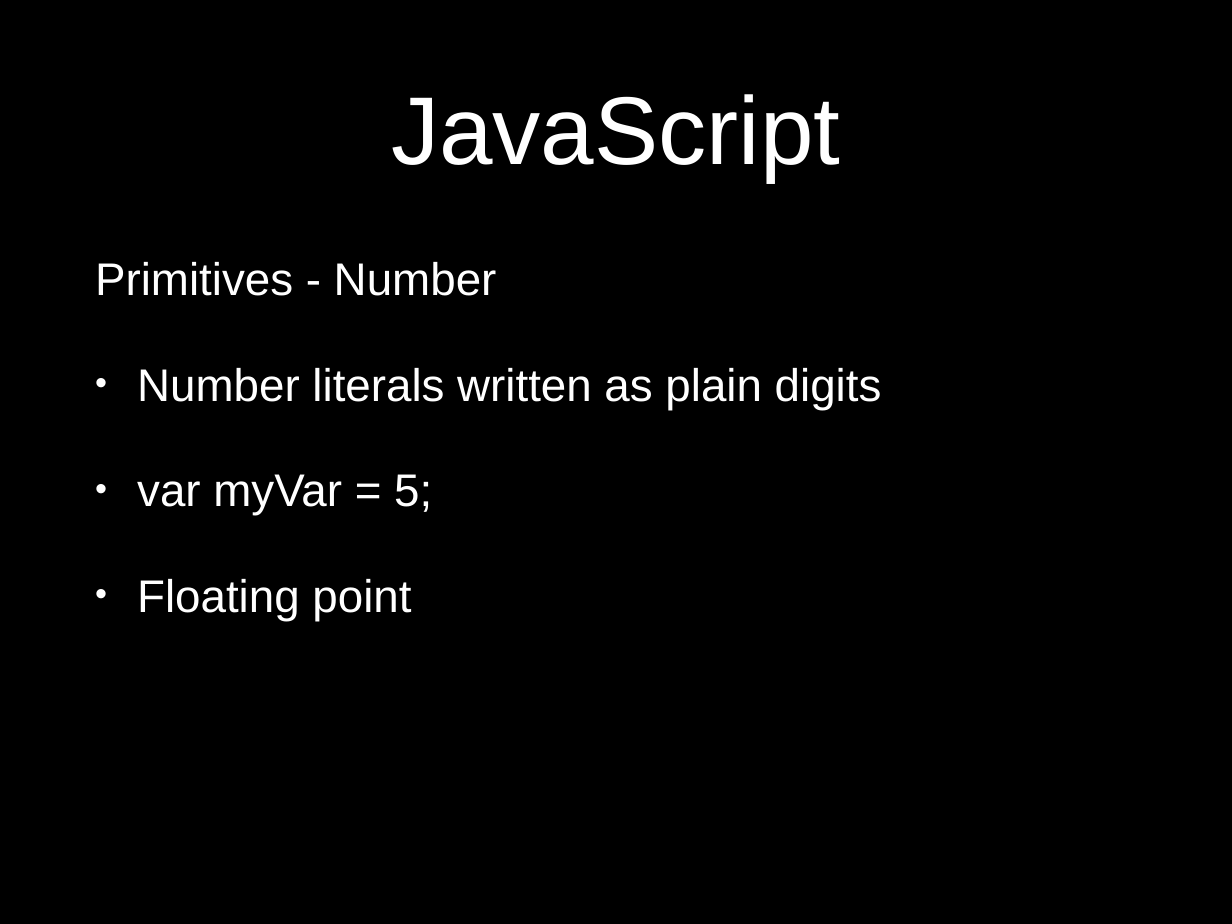
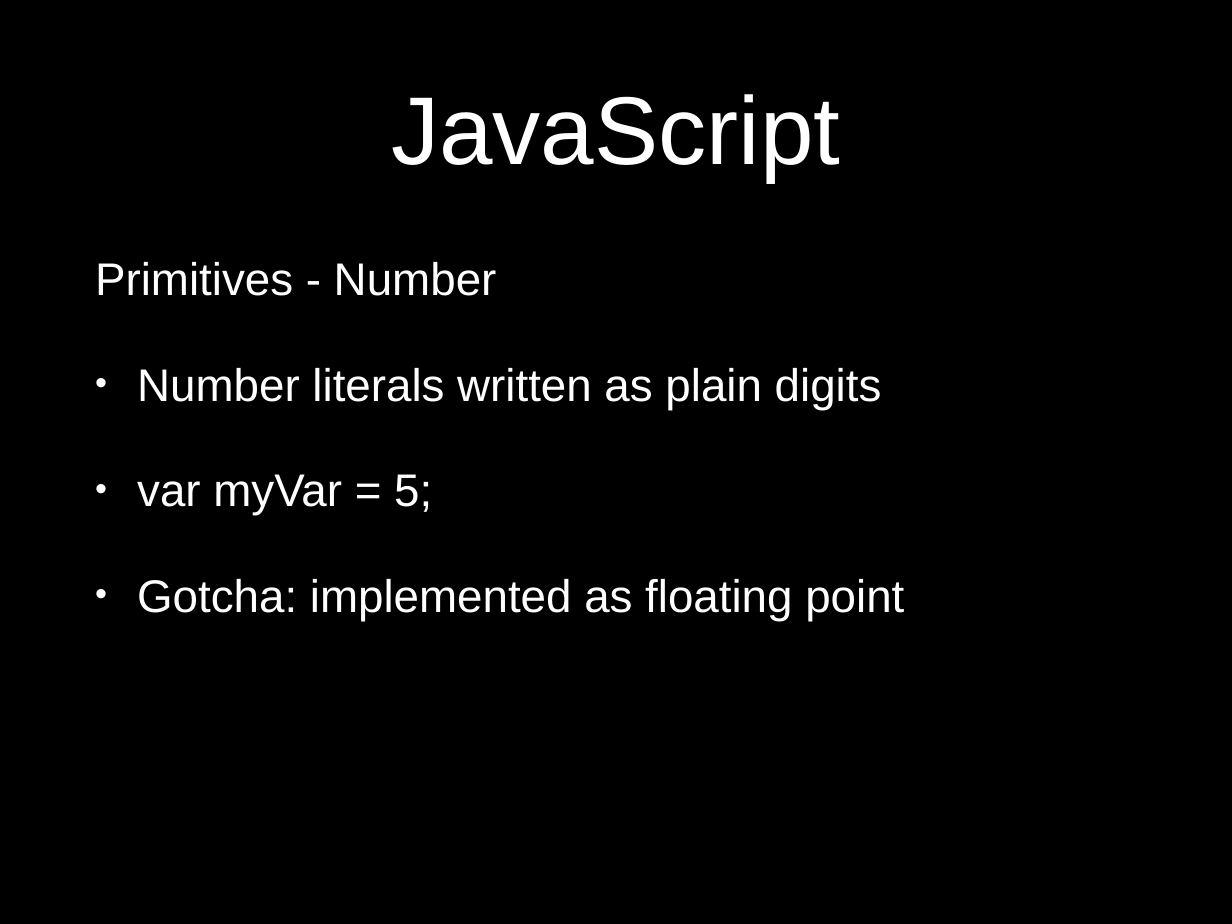
Before and after one commit to eliasjames/training-web-dev, a slide deck: slide 51 of intro-to-web-dev/slides/powerpoint/day2.pptx (slide 49 before the commit). Drawn at 1232x924 pixels with LibreOffice and Linux fonts; fonts in the diff are those of the drawing. Boxes give left, top, right and bottom in pixels: in the first picture for what was removed or moved away, otherwise in the second. Text is boxed around its words. In the diff, an @@ line names an element or a change of style, - is before the commit and + after.

```diff
--- a/intro-to-web-dev/slides/powerpoint/day2.pptx
+++ b/intro-to-web-dev/slides/powerpoint/day2.pptx
@@ text at (137,579,904,621): text changed @@
-• Floating point
+• Gotcha: implemented as floating point
```
Also in this commit, not shown: 15 other slides changed, 8 slides added, 4 slides removed.
